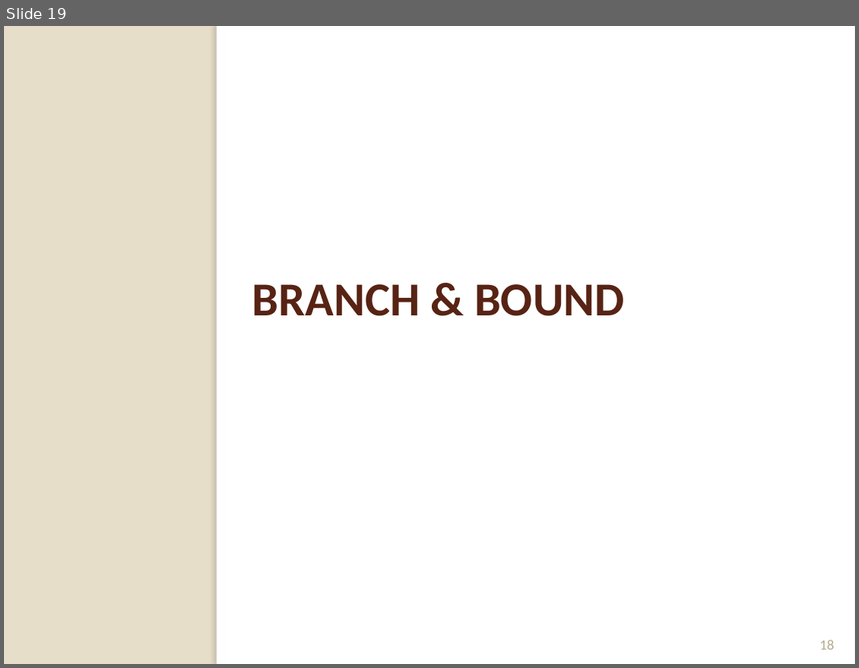
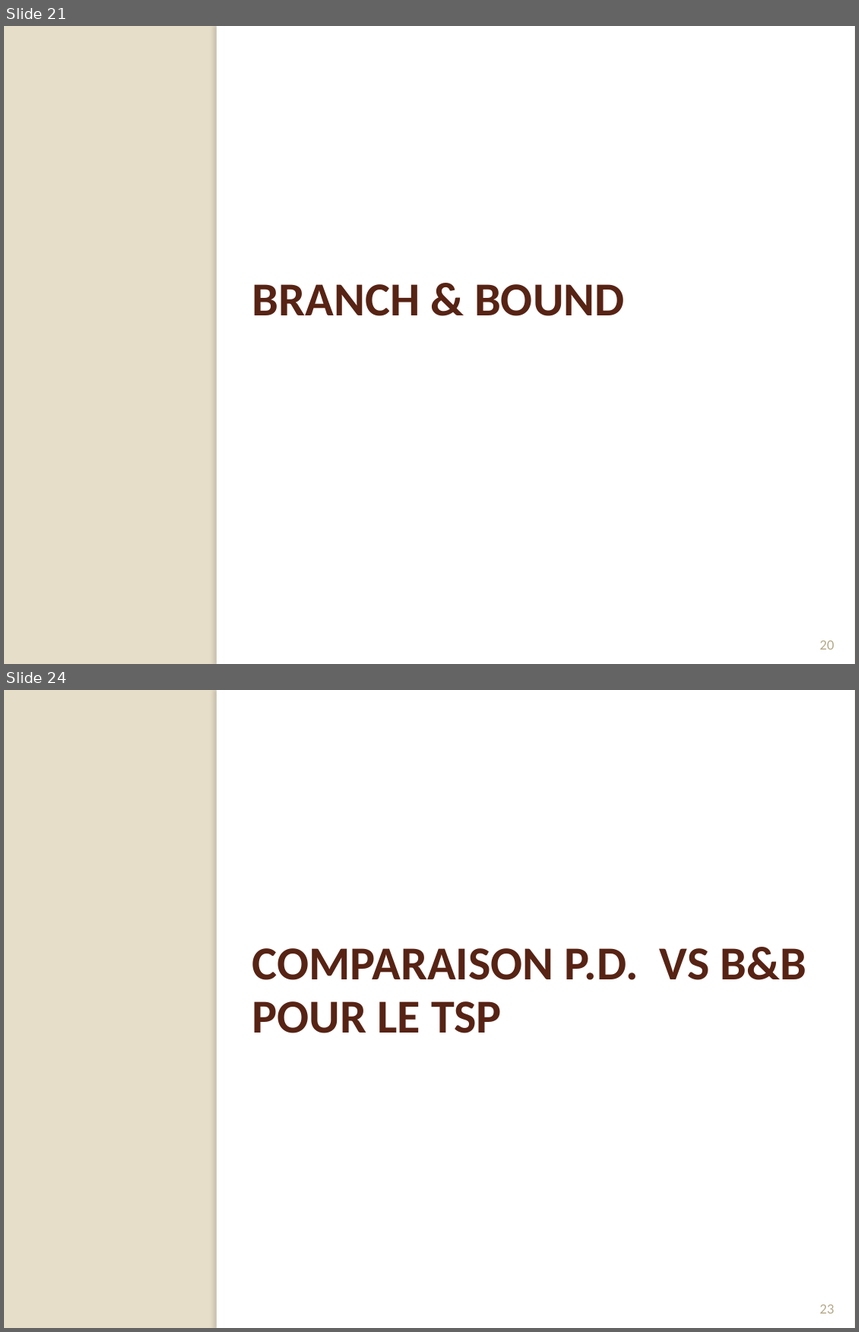
Before and after one commit to Origraena/moca, a slide deck: gmin213/tp/presentation/pres.pptx. Shown one above the other, each under a label of ours: slide 19 before the commit, slides 21 and 24 after it; the slides between them are not shown. The pictures are 859x668 and 859x1332 pixels, drawn with LibreOffice and Linux fonts; fonts in the diff are those of the drawing; background and template pictures are left out. Boxes give left, top, right and bottom in pixels: in the first picture for what was removed or moved away, otherwise in the second. Text is boxed around its words. In the diff, an @@ line names an element or a change of style, - is before the commit and + after.

```diff
--- a/gmin213/tp/presentation/pres.pptx
+++ b/gmin213/tp/presentation/pres.pptx
@@ slide 24 added at box(4, 690, 855, 1328), background #E7DEC9; not listed: 2 template elements that a slide beside it also shows @@
@@ title added at box(253, 947, 807, 1034), 40 pt, text #572314, bold @@
+COMPARAISON P.D. VS B&B POUR LE TSP
@@ page number added at box(820, 1305, 835, 1314), 12 pt, text #B6A98A @@
+23
@@ what was slide 19 is now slide 21 @@
@@ page number at box(820, 641, 835, 650): text changed @@
-18
+20
```
Also in this commit, not shown: 7 slides changed, 9 other slides added, 1 slide removed, 9 other files.
